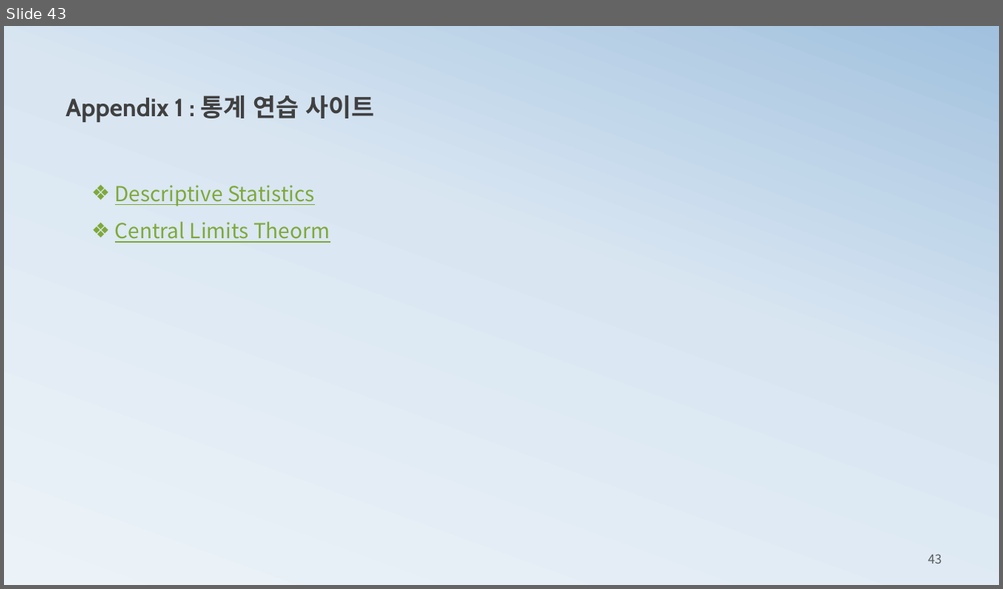
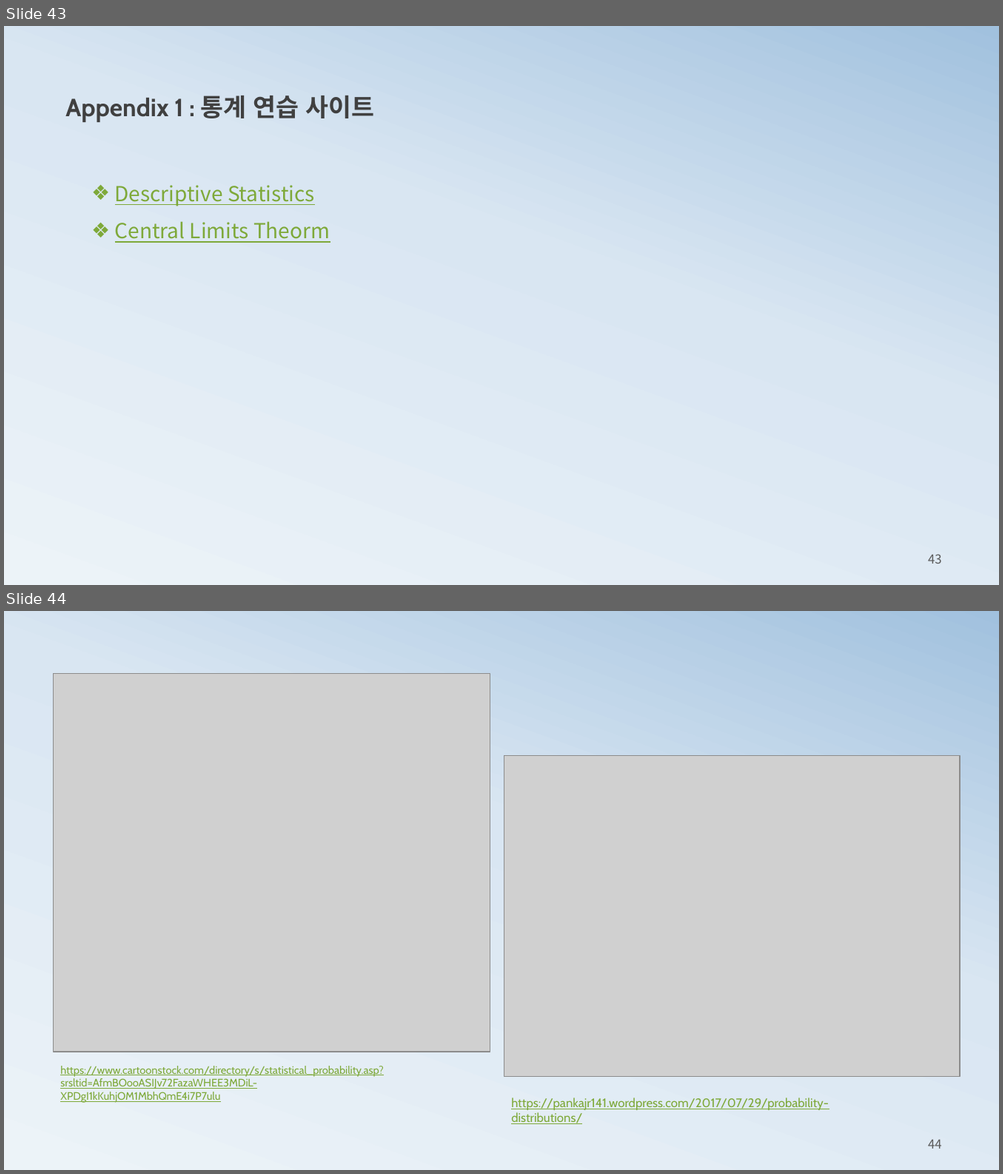
Before and after one commit to ancestor9/mathematics-for-machine-learning, a slide deck: 1_statistics for machine learning.pptx. Shown one above the other, each under a label of ours: slide 43 before the commit, slides 43 and 44 after it. The pictures are 1003x589 and 1003x1174 pixels, drawn with LibreOffice and Linux fonts; fonts in the diff are those of the drawing; grey boxes stand for pictures. Boxes give left, top, right and bottom in pixels: in the first picture for what was removed or moved away, otherwise in the second. Text is boxed around its words. In the diff, an @@ line names an element or a change of style, - is before the commit and + after.

```diff
--- a/1_statistics for machine learning.pptx
+++ b/1_statistics for machine learning.pptx
@@ slide 44 added at bbox=[4, 611, 999, 1170], background gradient #ECF3F8 to #D9E6F2 to #A1C1DE @@
@@ picture added at bbox=[54, 674, 489, 1053] @@
@@ picture added at bbox=[504, 756, 960, 1077] @@
@@ text added at bbox=[60, 1066, 384, 1103], 10.5 pt, text #7EA939, underline @@
+https://www.cartoonstock.com/directory/s/statistical_probability.asp?srsltid=AfmBOooASIJv72FazaWHEE3MDiL-XPDgI1kKuhjOM1MbhQmE4i7P7ulu
@@ text added at bbox=[511, 1098, 828, 1125], 12 pt, text #7EA939, underline @@
+https://pankajr141.wordpress.com/2017/07/29/probability-distributions/
@@ page number added at bbox=[928, 1139, 942, 1149], 12 pt, text #595959 @@
+44
```
Also in this commit, not shown: 1 slide changed, 1 other slide added.
